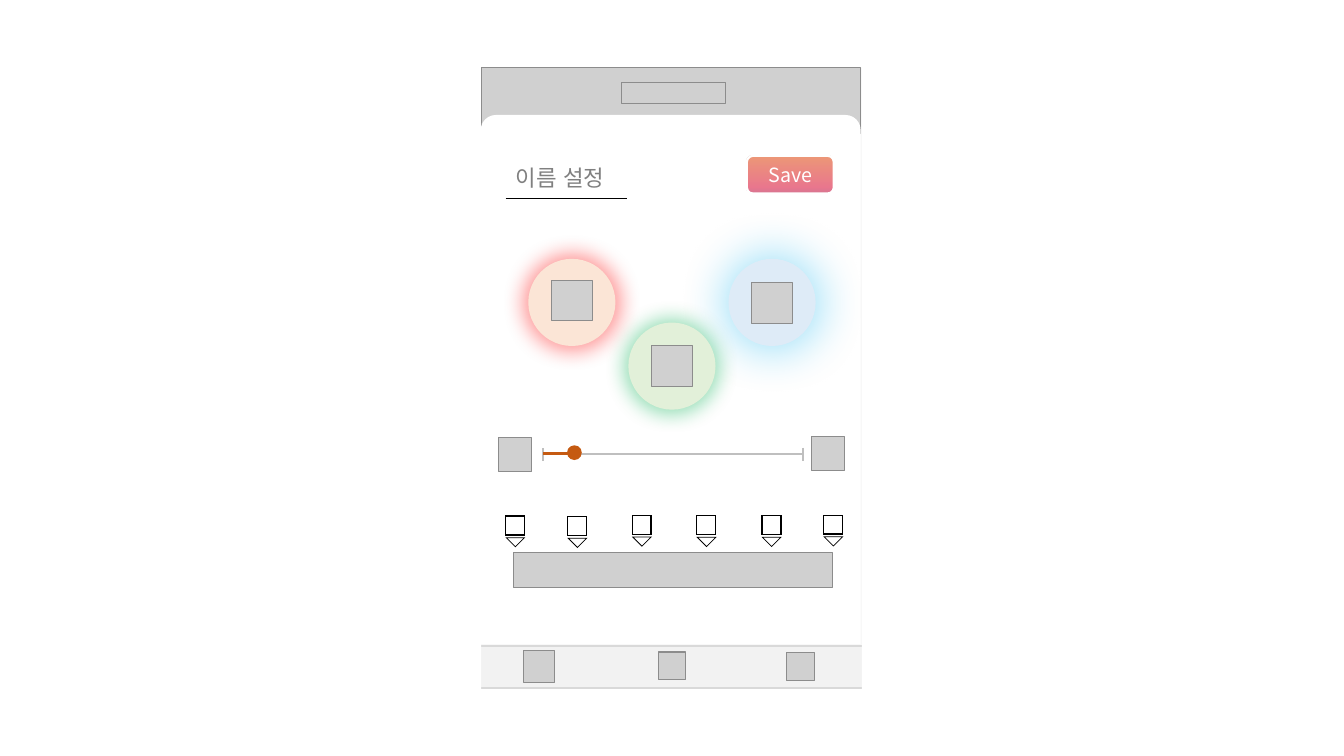
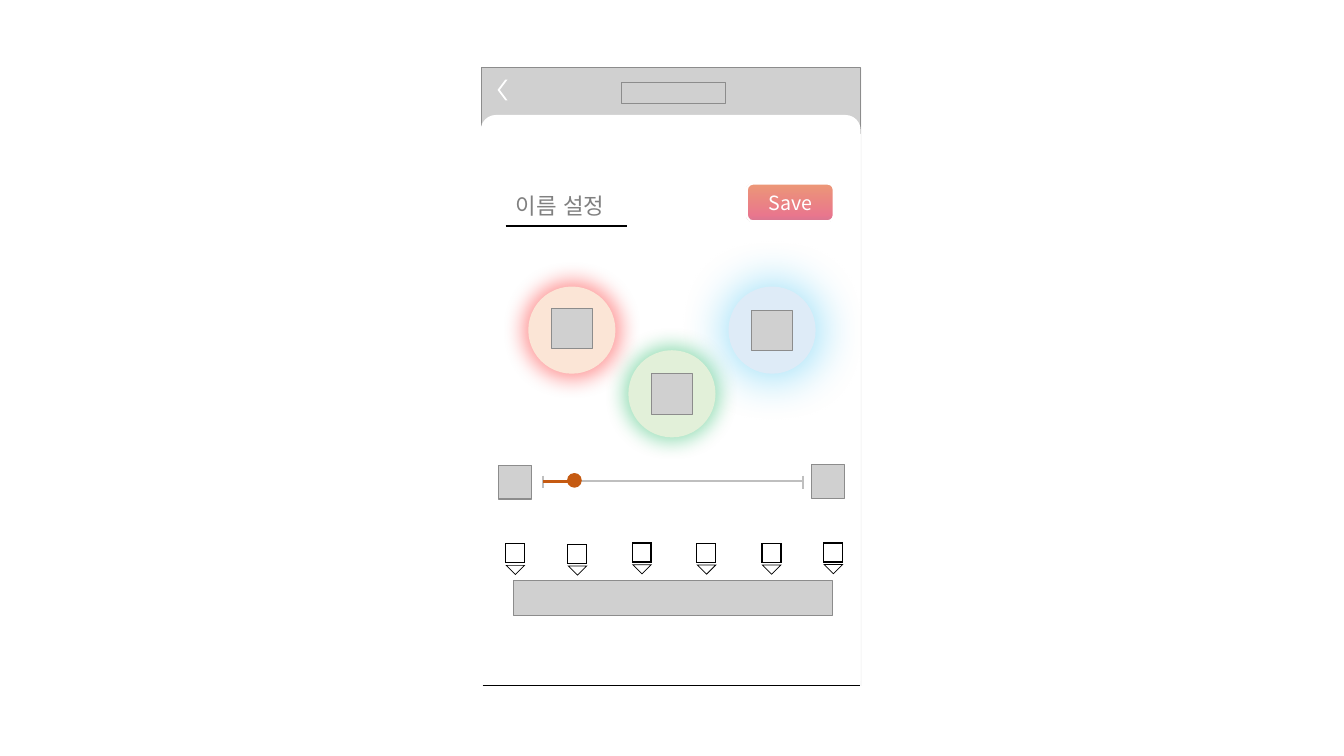
Before and after one commit to edicu2/Sentiment_Diffuser, a slide deck: slide 16 of documents/4. diffuser_디자인기획서/화면정의서_모바일.pptx (slide 20 before the commit). Drawn at 1344x756 pixels with LibreOffice and Linux fonts; fonts in the diff are those of the drawing; grey boxes stand for pictures. Boxes give left, top, right and bottom in pixels: in the first picture for what was removed or moved away, otherwise in the second. Text is boxed around its words. In the diff, an @@ line names an element or a change of style, - is before the commit and + after.

```diff
--- a/documents/4. diffuser_디자인기획서/화면정의서_모바일.pptx
+++ b/documents/4. diffuser_디자인기획서/화면정의서_모바일.pptx
@@ chevron added at [498,81,506,100], fill #FFFFFF, outline #FFFFFF 1 pt @@
@@ 6 pictures, 4 lines, 3 rectangles, 2 right triangles, 1 table, 1 rounded rectangle, 1 ellipse: place and size @@
-6 pictures, 4 lines, 3 rectangles, 2 right triangles, 1 table, 1 rounded rectangle, 1 ellipse at [498,155,845,588]
+6 pictures, 4 lines, 3 rectangles, 2 right triangles, 1 table, 1 rounded rectangle, 1 ellipse at [498,184,845,616]
@@ 4 right triangles, 3 ellipses, 3 rectangles: place and size @@
-4 right triangles, 3 ellipses, 3 rectangles at [506,259,816,548]
+4 right triangles, 3 ellipses, 3 rectangles at [506,286,816,575]
@@ rectangle removed at [415,646,911,689] @@
@@ rectangle removed at [481,644,861,687] @@
@@ picture removed at [524,651,556,683] @@
@@ picture removed at [659,652,686,681] @@
@@ picture removed at [786,653,815,682] @@
```
Also in this commit, not shown: 8 other slides changed, 7 slides added, 9 slides removed, 2 other files.
